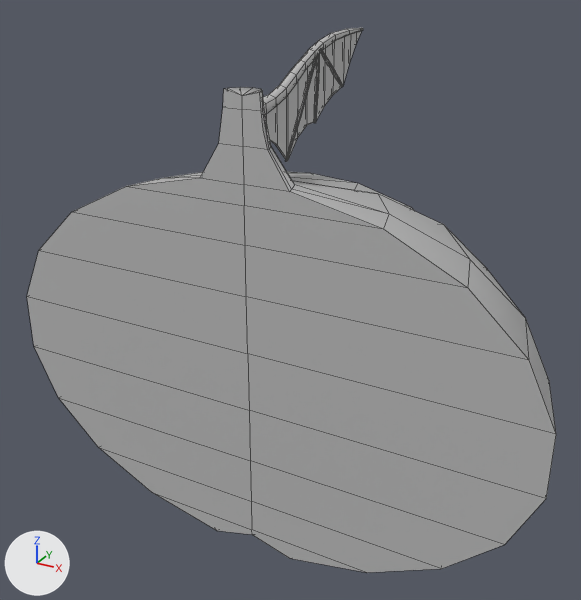
What one commit did to the FBX model Assets/Meshes/Ingredients/Ingredient_Pumpkin_Half.fbx.
One viewpoint serves both versions: a 50 mm camera at (0.598, -1.178, 0.54) aimed at (-0.031, -0.035, -0.031). The lights are fixed; the arrows at lower left show +X, +Y and +Z. Mesh edges are drawn as thin lines. Where no turn or scale is listed for an object, it has been applied to the vertices.

Before the edit, the objects in view are built like this:
```python
me_mesh = bpy.data.meshes.new('Mesh')
me_mesh.from_pydata(...)  # 440 vertices, 429 faces; spans x -0.471..0.471, y -0.229..0.224, z -0.415..0.415
me_mesh.materials.append(mat_lambert1)  # grey #bcbcbc
# before: 116 (-0.041, -0.229, 0.285) at pixel (218, 143), 117 (0.041, -0.229, 0.285) at pixel (267, 149), 118 (0.039, -0.223, 0.285) at pixel (269, 148), 119 (0.034, -0.229, 0.311) at pixel (263, 129), 129 (-0.031, -0.229, 0.336) at pixel (222, 107)
# before: 130 (0.031, -0.229, 0.336) at pixel (261, 111), 131 (0.03, -0.224, 0.336) at pixel (262, 110), 428 (0.0, -0.229, 0.336) at pixel (241, 109), 429 (0.0, -0.229, 0.311) at pixel (242, 127), 430 (0.0, -0.229, 0.285) at pixel (242, 146)
ob_pumpkin_half = bpy.data.objects.new('Pumpkin_Half', me_mesh)
ob_pumpkin_half.location = (0.0, 0.0, 0.0)
```
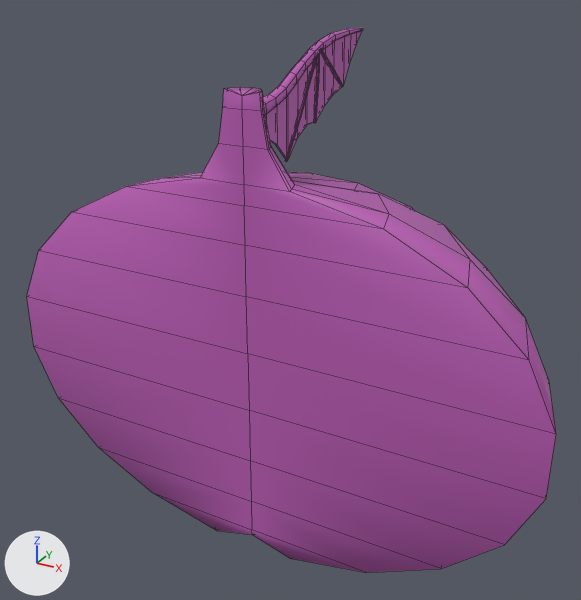
The newer file is also rescaled (x0.74), turned or shifted as a whole; pictures and numbers use the older file's frame.

Patch to the scene script:
```diff
--- a/Assets/Meshes/Ingredients/Ingredient_Pumpkin_Half.fbx.py
+++ b/Assets/Meshes/Ingredients/Ingredient_Pumpkin_Half.fbx.py
@@ mat_food_03 @@
+mat_food_03 = principled_material('Food_03')
+mat_food_03.base_color = (0.5, 0.112, 0.47)  # pink #bc5eb6
@@ me_mesh @@
 # used by ob_pumpkin_half; location = (0.0, 0.0, 0.0)
 # verts and faces of me_mesh; kept vertices keep their numbers, new ones are numbered from 440
-me_mesh.from_pydata(...)  # 440 vertices, 429 faces; spans x -0.471..0.471, y -0.229..0.224, z -0.415..0.415
+me_mesh.from_pydata(...)  # 438 vertices, 429 faces; spans x -0.471..0.471, y -0.229..0.224, z -0.415..0.415
+# me_mesh part 1
+delete_vertices([119, 429])  # with the faces that use them
+faces += [(117, 118, 131, 130), (116, 430, 428, 129), (117, 130, 428, 430)]
+# me_mesh part 2: 426 faces spanning x -0.471..0.471, y -0.229..0.224, z -0.415..0.415 switch from mat_lambert1 (grey #bcbcbc) to mat_food_03 (pink #bc5eb6)
```

Pixel boxes [x1, y1, x2, y2] of what changed, in the pictures (581 x 600 px; the box of a moved part takes in the faces that stretch with it):
part 1 of me_mesh, moved or reshaped: [219, 107, 269, 149] in both
part 2 of me_mesh, recoloured: [27, 28, 556, 573] in both
